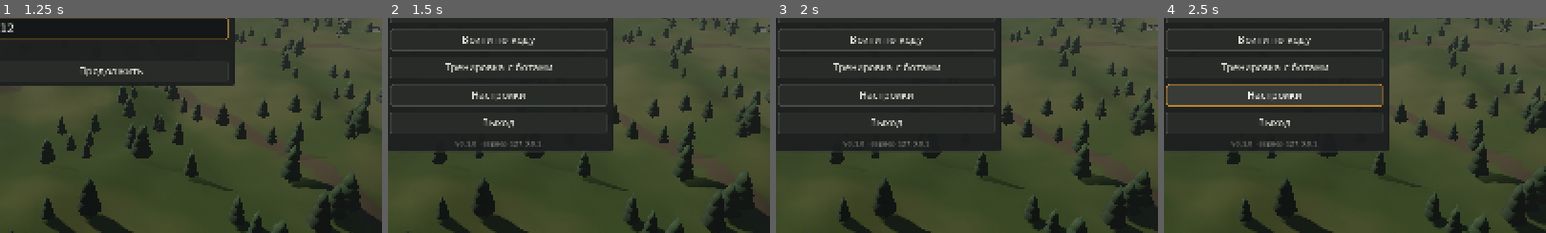
Above: before the commit, frames 1-4 (left to right).
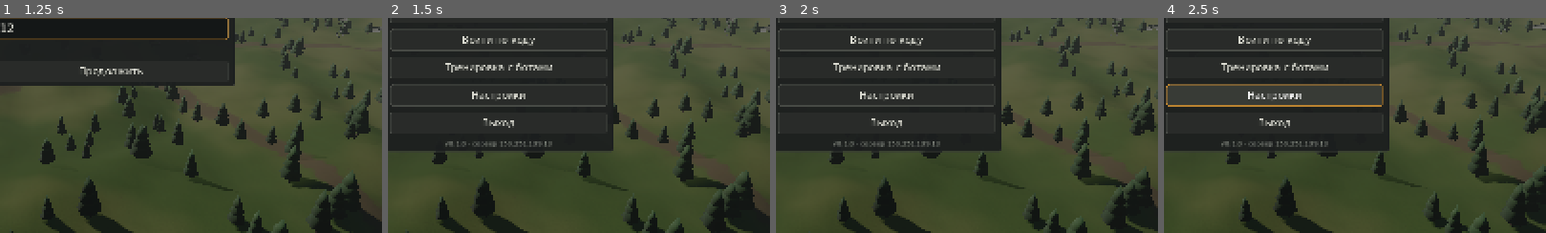
Above: after the commit, the same moments.

Repository: sevensave/operator
Game: Godot game, scene res://main.tscn
The game is run twice, just before and just after one commit, with the same random seed, the same clock (stepped at 60 frames per second) and the same inputs.
Inputs (mouse positions are % of the whole screen's width and height, from its top left):
- Up to frame 1 (1.25 s): click (50, 52) at 0.52 s; type "12" at 0.6 s
- Up to frame 2 (1.5 s): tap Enter at 1.25 s; move the mouse to (72, 45) at 1.27 s; hold D from 1.28 s (still down); tap Q at 1.35 s; click (72, 45) at 1.42 s
- Up to frame 3 (2 s): keep holding D; tap Space at 1.52 s
- Up to frame 4 (2.5 s): release D at 2 s; drag from (30, 55) to (45, 70) at 2.02 s
The pictures show only the part of the screen within x 36-86%, y 50-100%; the shares and areas given below are measured in that part.

Frame 1 is identical in both runs. In frame 2, 0.3% of the frame differs, in the area x 15-43%, y 57-60%; in frame 3, 0.3%; in frame 4, 0.3%.

Commit message:
Адрес боевого сервера: 150.251.139.13, UDP 27630

Diff:
--- a/net/config.gd
+++ b/net/config.gd
@@ -2,8 +2,8 @@
 ## Адрес игрового сервера. Порядок: переменная окружения OPERATOR_SERVER («хост» или «хост:порт»),
 ## затем user://settings.cfg ([net] host/port), затем значения по умолчанию ниже.
 
-## Адрес выделенного сервера для релиза. Заполняется при публикации (см. README, «Сервер»).
-const DEFAULT_HOST := "127.0.0.1"
+## Адрес выделенного сервера (хост nether). Локально перекрывается OPERATOR_SERVER или настройками.
+const DEFAULT_HOST := "150.251.139.13"
 const DEFAULT_PORT := 27630
 const PROTOCOL_VERSION := 1
 const GAME_VERSION := "0.1.0"
